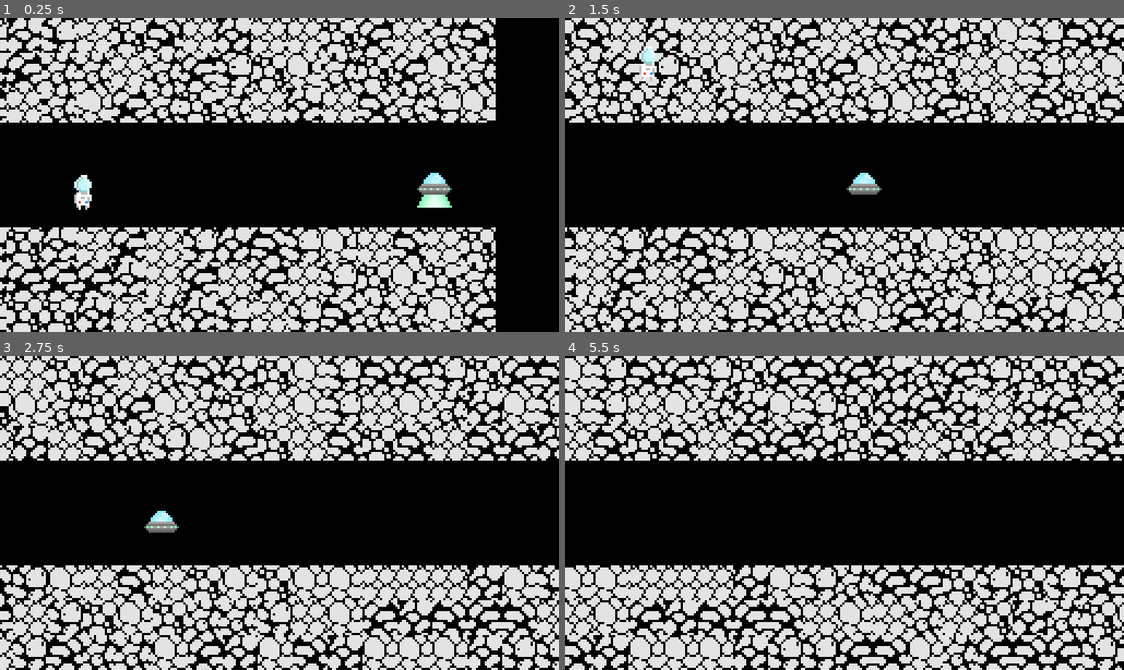
Above: before the commit, frames 1-4 (two rows, left to right).
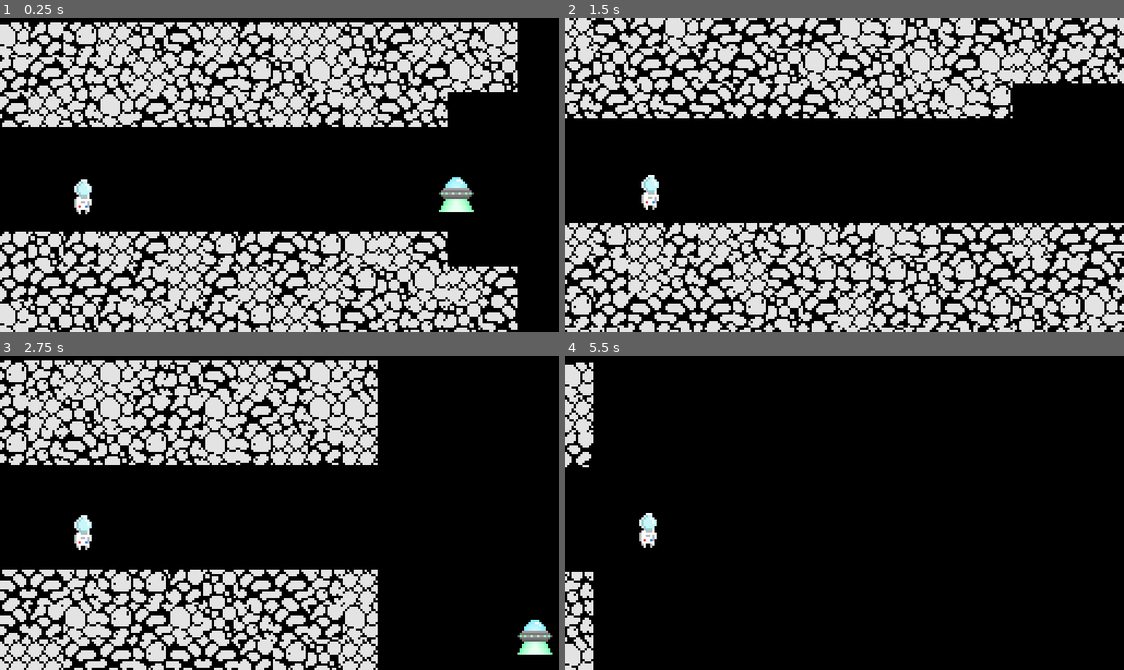
Above: after the commit, the same moments.

Repository: LucasAnacleto/space-conquer
Game: Godot game, scene res://scenes/space/Space.tscn
Two runs of this game, one before a commit and one after it. Both use one fixed random seed, a clock stepped at 60 frames per second and the inputs below.
Inputs (mouse positions are in pixels of both pictures, inside the frame that each line leads up to):
- Up to frame 1 (0.25 s): no input
- Up to frame 2 (1.5 s): move the mouse to (967, 159) at 0.52 s; press the mouse at (967, 159) at 0.53 s; move the mouse to (732, 190) at 1.27 s; release the mouse at (732, 190) at 1.28 s; click (732, 190) at 1.35 s
- Up to frame 3 (2.75 s): move the mouse to (335, 443) at 2.02 s; hold Space (shot) from 2.03 s (still down); click (335, 443) at 2.3 s
- Up to frame 4 (5.5 s): move the mouse to (816, 575) at 2.77 s; release Space (shot) at 2.78 s; click (816, 575) at 2.85 s; move the mouse to (1012, 560) at 3.52 s; press the mouse at (1012, 560) at 3.53 s; move the mouse to (676, 465) at 4.27 s; release the mouse at (676, 465) at 4.28 s; tap Space (shot) at 4.35 s; click (676, 465) at 4.55 s; move the mouse to (872, 513) at 5.02 s; press the mouse at (872, 513) at 5.03 s

The runs differ from the first frame. In frame 1, 30% of the frame differs, in the area x 0-93%, y 0-100%; in frame 2, 34%; in frame 3, 36%; in frame 4, 42%, in the area x 0-100%, y 0-100%.

Commit message:
move rigidbody

Diff:
--- a/scenes/player/Player.tscn
+++ b/scenes/player/Player.tscn
@@ -31,7 +31,6 @@
 } ]
 
 [node name="Player" type="RigidBody2D"]
-mode = 1
 script = ExtResource( 17 )
 
 [node name="CollisionShape2D" type="CollisionShape2D" parent="."]
--- a/scenes/space/Space.tscn
+++ b/scenes/space/Space.tscn
@@ -30,12 +30,22 @@
 
 [node name="Timer" type="Timer" parent="Node/map"]
 wait_time = 0.218
-
-[node name="Player" parent="." instance=ExtResource( 1 )]
-position = Vector2( 37.9052, 79.876 )
+autostart = true
 
 [node name="TimeReplay" type="Timer" parent="."]
 wait_time = 0.447
+
+[node name="Player" parent="." instance=ExtResource( 1 )]
+position = Vector2( 40.4361, 77.3561 )
+
+[node name="Camera2D" type="Camera2D" parent="Player"]
+position = Vector2( -37.9052, -79.876 )
+anchor_mode = 0
+current = true
+smoothing_enabled = true
+
+[node name="Camera2D2" type="Camera2D" parent="."]
+anchor_mode = 0
 [connection signal="body_entered" from="Node/map" to="Node/map/TileMap" method="_on_Area2D_body_entered"]
 [connection signal="platform_generated" from="Node/map/TileMap" to="Node" method="_on_TileMap_platform_generated"]
 [connection signal="timeout" from="Node/map/Timer" to="Node/map/TileMap" method="_on_Timer_timeout"]
--- a/script/Player/players.gd
+++ b/script/Player/players.gd
@@ -4,6 +4,7 @@
 var is_dead = true
 onready var anim = $AnimatedSprite
 onready var time = $Timer
+var vel = 10
 
 
 func _process(_delta):
@@ -24,8 +25,8 @@
 			restart_timer()
 
 func on_touch():
-	mode = RigidBody2D.MODE_RIGID
-	apply_impulse(Vector2(0, 0), Vector2(0, -100))
+	apply_impulse(Vector2(0, 0), Vector2(0, -70))
+	apply_impulse(Vector2(0, 0), Vector2(10, 0))
 
 func create_shot():
 	var shot = SHOT_SCENE.instance()
--- a/script/Space.gd
+++ b/script/Space.gd
@@ -2,11 +2,18 @@
 
 onready var p = $Player/AnimatedSprite
 onready var pa = $Player
+onready var ca = $Camera2D
 
 
 
 
+var vel = 60
+
 onready var timereplay = get_node("TimeReplay")
+
+func _process(_delta):
+	pass
+
 
 
 func kill():
--- a/script/Trail.gd
+++ b/script/Trail.gd
@@ -49,23 +49,8 @@
 			if count <= t:
 				set_cellv(Vector2(xDown, count), tile_set.get_tiles_ids()[rand_range(1, 9)])
 				count = count + 1
-
-
-	position = position - Vector2(vel * delta, 0)
 	xUp = xUp + 1
 	xDown = xDown + 1
-
-
-#
-#	if position.x  < -100:
-#		get_cell_autotile_coord()
-
-func calculate_bounds():
-	var cell_bounds = get_used_rect()
-	# create transform
-	var cell_to_pixel = Transform2D(Vector2(cell_size.x * scale.x, 0), Vector2(0, cell_size.y * scale.y), Vector2())
-	# apply transform
-	return Rect2(cell_to_pixel * cell_bounds.position, cell_to_pixel * cell_bounds.size)
 
 func _on_Timer_timeout():
 	yUp = rand_range(0, 3)
